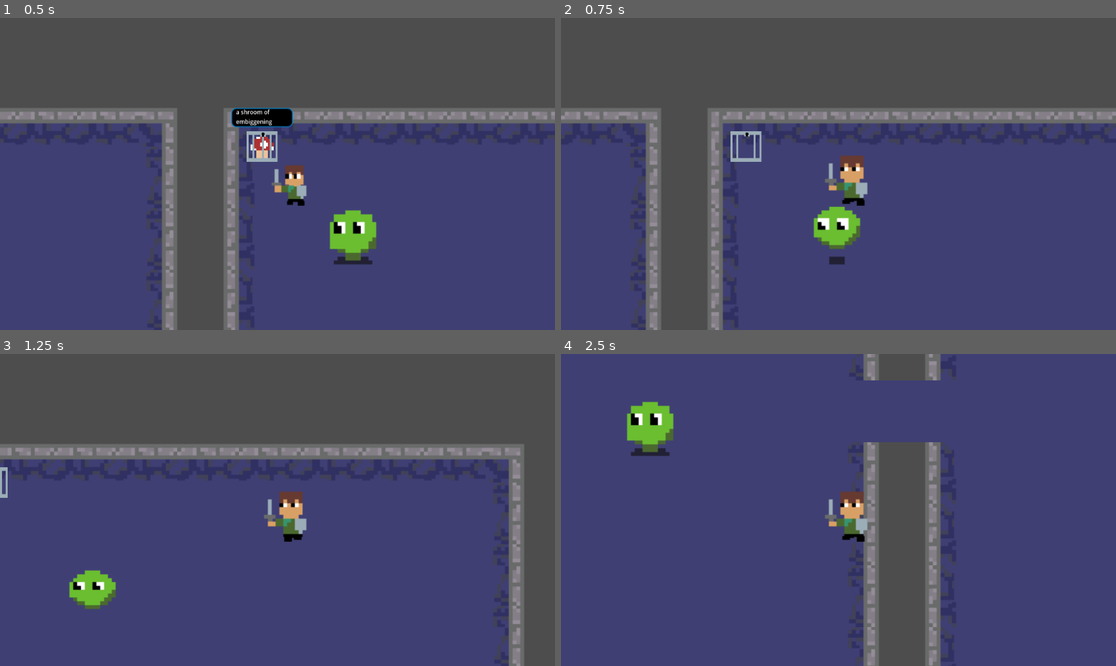
Above: before the commit, frames 1-4 (two rows, left to right).
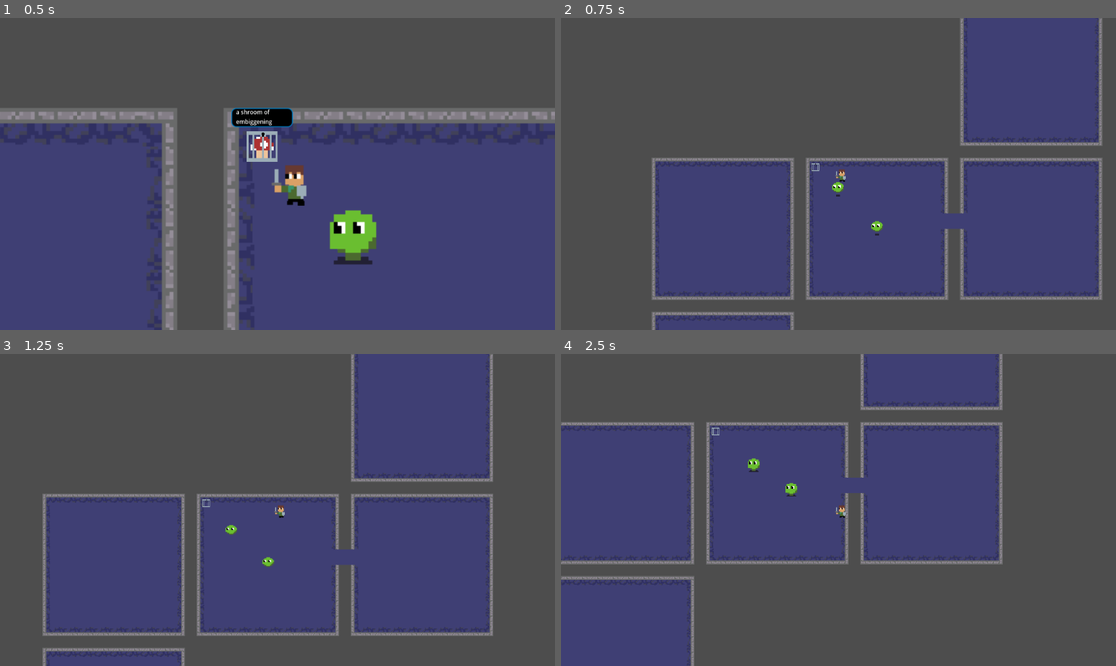
Above: after the commit, the same moments.

Repository: beml201/dungeon_game1
Game: Godot game, scene res://scenes/main.tscn
Same seed, same stepped clock (60 frames per second), same inputs: the game is played once before the commit and once after it.
Inputs (mouse positions are in pixels of both pictures, inside the frame that each line leads up to):
- Up to frame 1 (0.5 s): no input
- Up to frame 2 (0.75 s): move the mouse to (960, 158) at 0.52 s; hold D (right) from 0.53 s (still down); click (960, 158) at 0.6 s
- Up to frame 3 (1.25 s): keep holding D (right)
- Up to frame 4 (2.5 s): move the mouse to (727, 525) at 1.27 s; release D (right) at 1.28 s; hold S (down) 1.28-2.03 s; click (727, 525) at 1.35 s; move the mouse to (894, 441) at 2.02 s; hold D (right) from 2.03 s (still down); click (894, 441) at 2.1 s

Frame 1 is identical in both runs. In frame 2, 49% of the frame differs, in the area x 0-100%, y 0-100%; in frame 3, 41%; in frame 4, 63%.

Commit message:
Added corridors opening when complete
Also changed camera to view this, change back when ready

Diff:
--- a/scripts/camera_2d.gd
+++ b/scripts/camera_2d.gd
@@ -10,7 +10,7 @@
 	if event is InputEventMouseButton:
 		if event.button_index == MOUSE_BUTTON_LEFT:
 			if event.pressed:
-				zoom = Vector2(2, 2)
+				zoom = Vector2(0.5, 0.5)
 
 # Called every frame. 'delta' is the elapsed time since the previous frame.
 func _process(delta: float) -> void:
--- a/scripts/dungeon.gd
+++ b/scripts/dungeon.gd
@@ -1,6 +1,5 @@
 extends Node2D
 
-const TILE_SIZE := 64
 const N_ROOMS := 6
 const ROOM_SIZE := Vector2i(10,10)
 const CORRIDOR_LENGTH = 5
@@ -18,6 +17,10 @@
 
 # Called when the node enters the scene tree for the first time.
 func _ready():
+	# Listen for mushroom signal to tell it to draw the corridors
+	Global.connect("magic_mushroom", _on_magic_mushroom)
+
+	# Generate a room order so we can identify which corridors to draw and when
 	generated_rooms = generate_room_order()
 	print(generated_rooms)
 	for room in generated_rooms[0]:
@@ -25,12 +28,14 @@
 								(room[1]*ROOM_SIZE[1]))
 		room_pos_ul.append(room_ul)
 		draw_room(room_ul, ROOM_SIZE[0], ROOM_SIZE[1])
-	for i in range(1, N_ROOMS):
-		generate_corridor(i)
 
 # Called every frame. 'delta' is the elapsed time since the previous frame.
 func _process(delta):
 	pass
+
+func _on_magic_mushroom():
+	Global.dungeons_finished += 1
+	draw_corridor(Global.dungeons_finished)
 
 func draw_room(coord_upperleft, width, height):
 	var cells := []
@@ -74,7 +79,7 @@
 		direction_history.append(new_room_direction)
 	return [rooms, direction_history]
 
-func generate_corridor(n_events):
+func draw_corridor(n_events):
 	# Create corridor from new room to old room
 	var which_side = generated_rooms[1][n_events]*Vector2i(-1,-1)
 	# Navigate the corridor to the right position
@@ -86,3 +91,6 @@
 
 	tiles.set_cell(corridor_pos, 1, TILE_DICT['mm'])
 	tiles.set_cell(cp2, 1, TILE_DICT['mm'])
+
+func add_mushroom(coord_upperleft, width, height):
+	pass
--- a/scripts/global.gd
+++ b/scripts/global.gd
@@ -1,6 +1,12 @@
 extends Node
 
+# Static MetaData
+const TILE_SIZE := 64
+
+#  Dynamic MetaData
 var player_current_attack = false
 var player_can_attack = true
+var dungeons_finished := 0
 
+# Public calls
 signal magic_mushroom
--- a/scripts/main.gd
+++ b/scripts/main.gd
@@ -1,23 +1,21 @@
 extends Node2D
 
+# Instantiate single objects
 const Player = preload("res://scenes/sam.tscn")
+@onready var player = Player.instantiate()
 const Dungeon = preload("res://scenes/dungeon.tscn")
+@onready var dungeon = Dungeon.instantiate()
 const tilesize = 16
+# Preload multiple use objects
 const Slime = preload("res://scenes/mob_slime.tscn")
+const Mush = preload("res://scenes/mushroom.tscn")
 # Called when the node enters the scene tree for the first time.
 func _ready():
-	# Load dungeon
-	var dungeon = Dungeon.instantiate()
 	add_child(dungeon)
-
-	#var player_current_attack = false
-
-	# Load player
-	var player = Player.instantiate()
 	player.global_position = Vector2i(5*tilesize,5*tilesize)
 	add_child(player)
 
-
+	#var player_current_attack = false
 	var slime = Slime.instantiate()
 	slime.global_position = Vector2i(12*tilesize,12*tilesize)
 	add_child(slime)
@@ -25,7 +23,6 @@
 	slime2.global_position = Vector2i(20*tilesize,20*tilesize)
 	add_child(slime2)
 
-	const Mush = preload("res://scenes/mushroom.tscn")
 	var mush = Mush.instantiate()
 	mush.global_position = Vector2i(4*tilesize, 4*tilesize)
 	add_child(mush)
